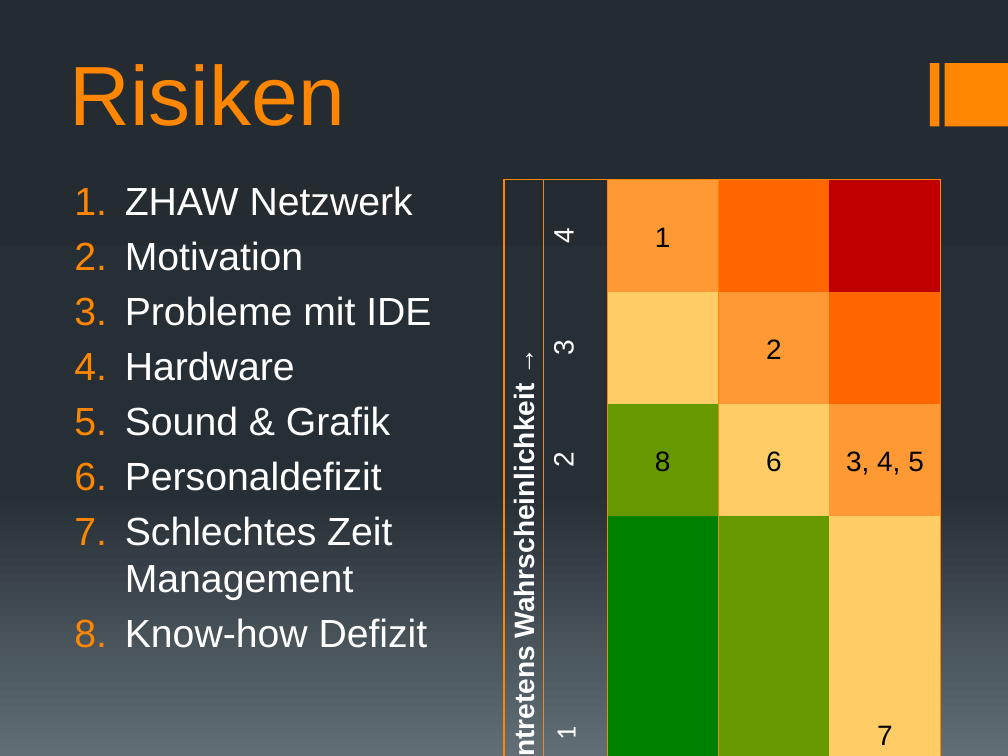
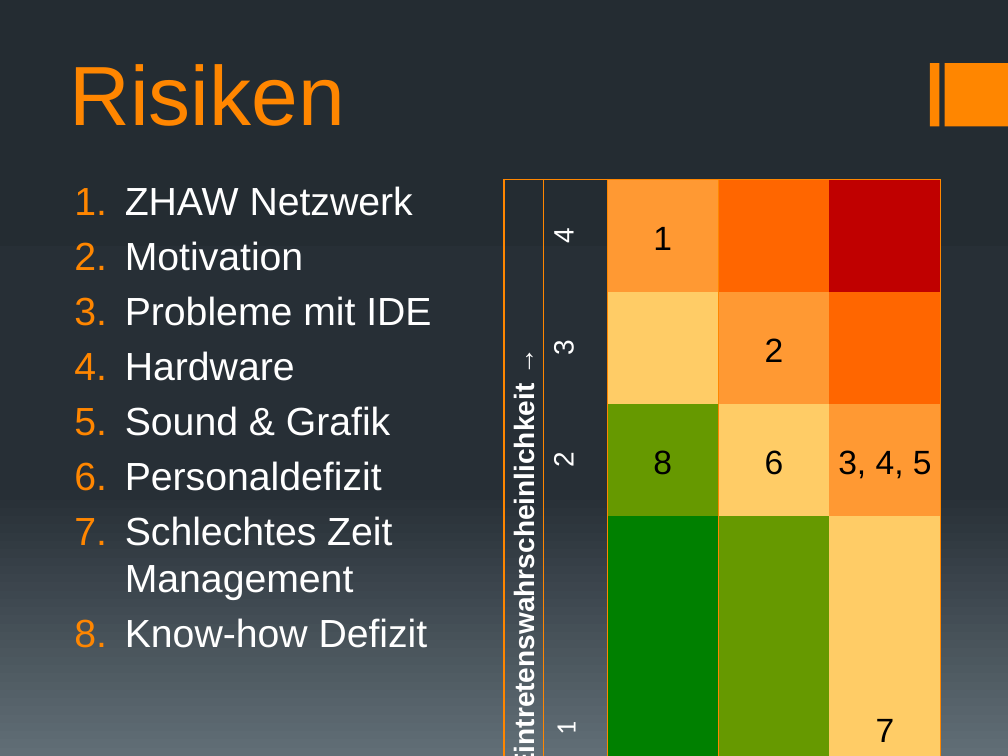
Before and after one commit to docker-apps/Docker, a slide deck: slide 13 of Documents/Projektskizze/Projektskizze_Präsentation_v1.pptx (slide 10 before the commit). Drawn at 1008x756 pixels with LibreOffice and Linux fonts; fonts in the diff are those of the drawing. Boxes give left, top, right and bottom in pixels: in the first picture for what was removed or moved away, otherwise in the second. Text is boxed around its words. In the diff, an @@ line names an element or a change of style, - is before the commit and + after.

```diff
--- a/Documents/Projektskizze/Projektskizze_Präsentation_v1.pptx
+++ b/Documents/Projektskizze/Projektskizze_Präsentation_v1.pptx
@@ table at bbox=[504, 179, 939, 746] @@
-row 1, column 1: Eintretens Wahrscheinlichkeit →
+row 1, column 1: Eintretenswahrscheinlichkeit →
@@ size 20 to 24 pt in "1", "2", "8", "6" and 2 more places @@
```
Also in this commit, not shown: 4 other slides changed, 6 slides added, 3 slides removed, 1 other file.
